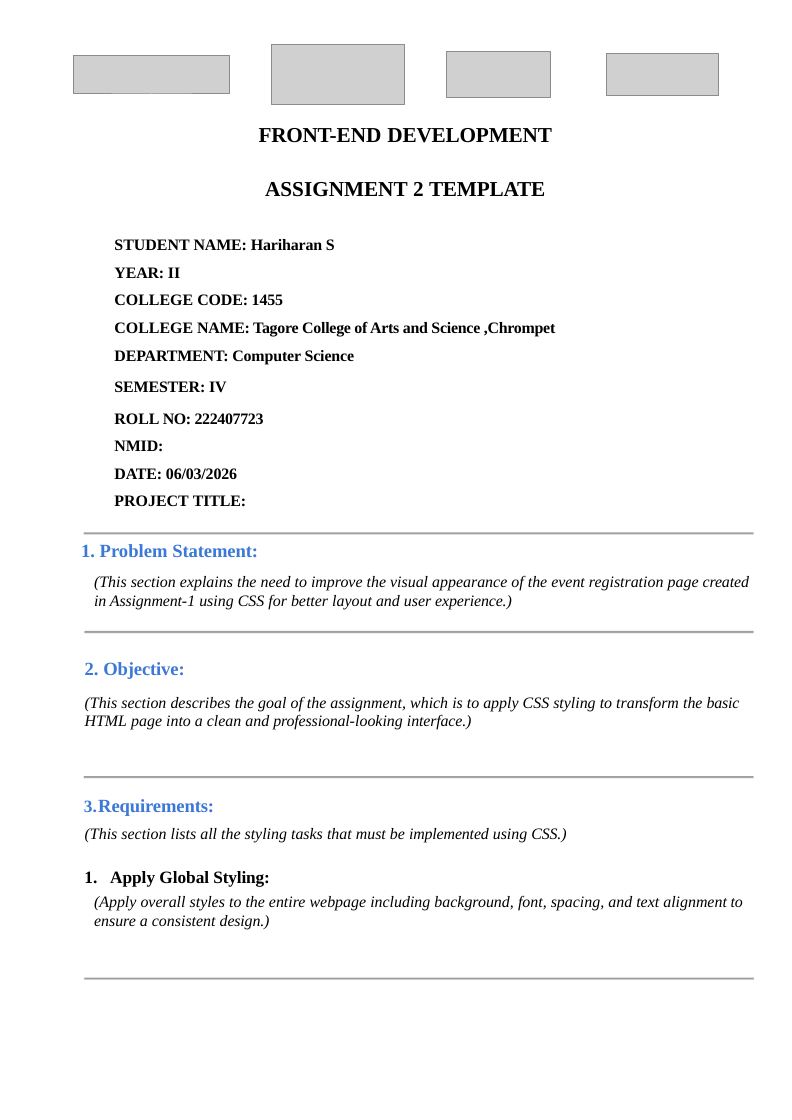
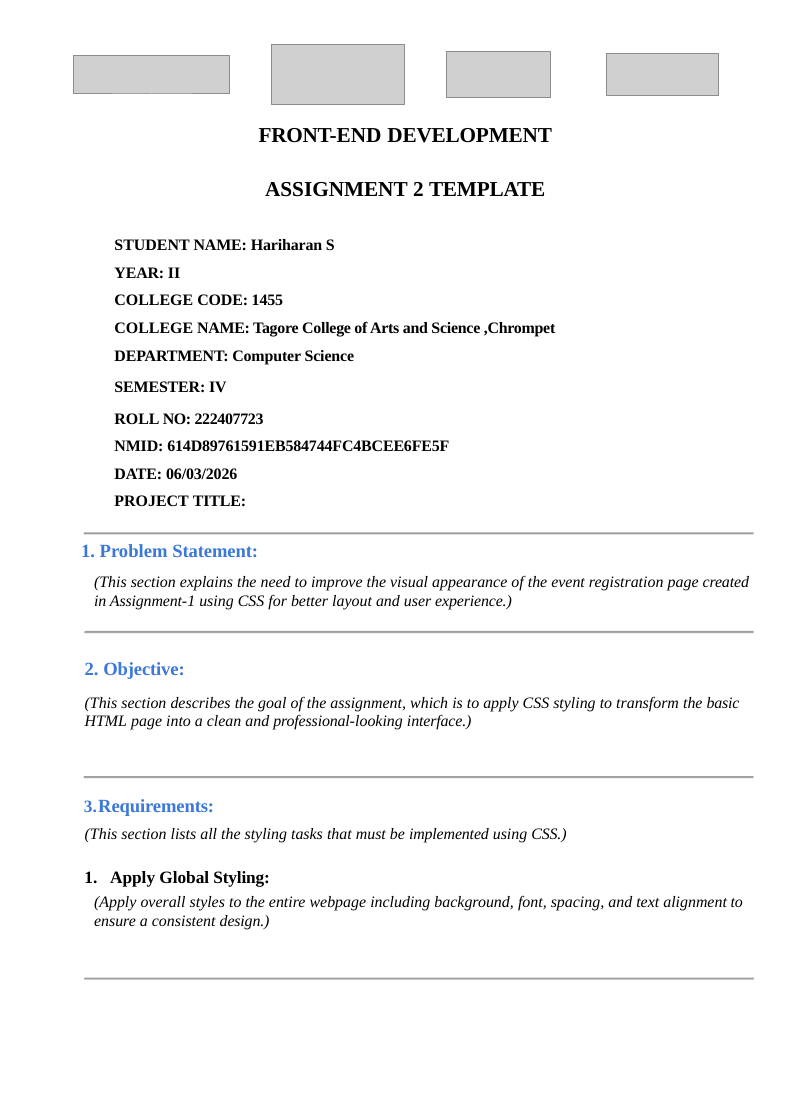
Before and after one commit to mr-heain/event-registration, a slide deck: slide 1 of ppt/FE Assignment template- 2.pptx. Drawn at 792x1120 pixels with LibreOffice and Linux fonts; fonts in the diff are those of the drawing; grey boxes stand for pictures. Boxes give left, top, right and bottom in pixels: in the first picture for what was removed or moved away, otherwise in the second. Text is boxed around its words. In the diff, an @@ line names an element or a change of style, - is before the commit and + after.

Commit message:
updated NMID

```diff
--- a/ppt/FE Assignment template- 2.pptx
+++ b/ppt/FE Assignment template- 2.pptx
@@ text at [114,440,449,452]: text changed @@
-NMID:
+NMID: 614D89761591EB584744FC4BCEE6FE5F
```
Also in this commit, not shown: 2 other files.
